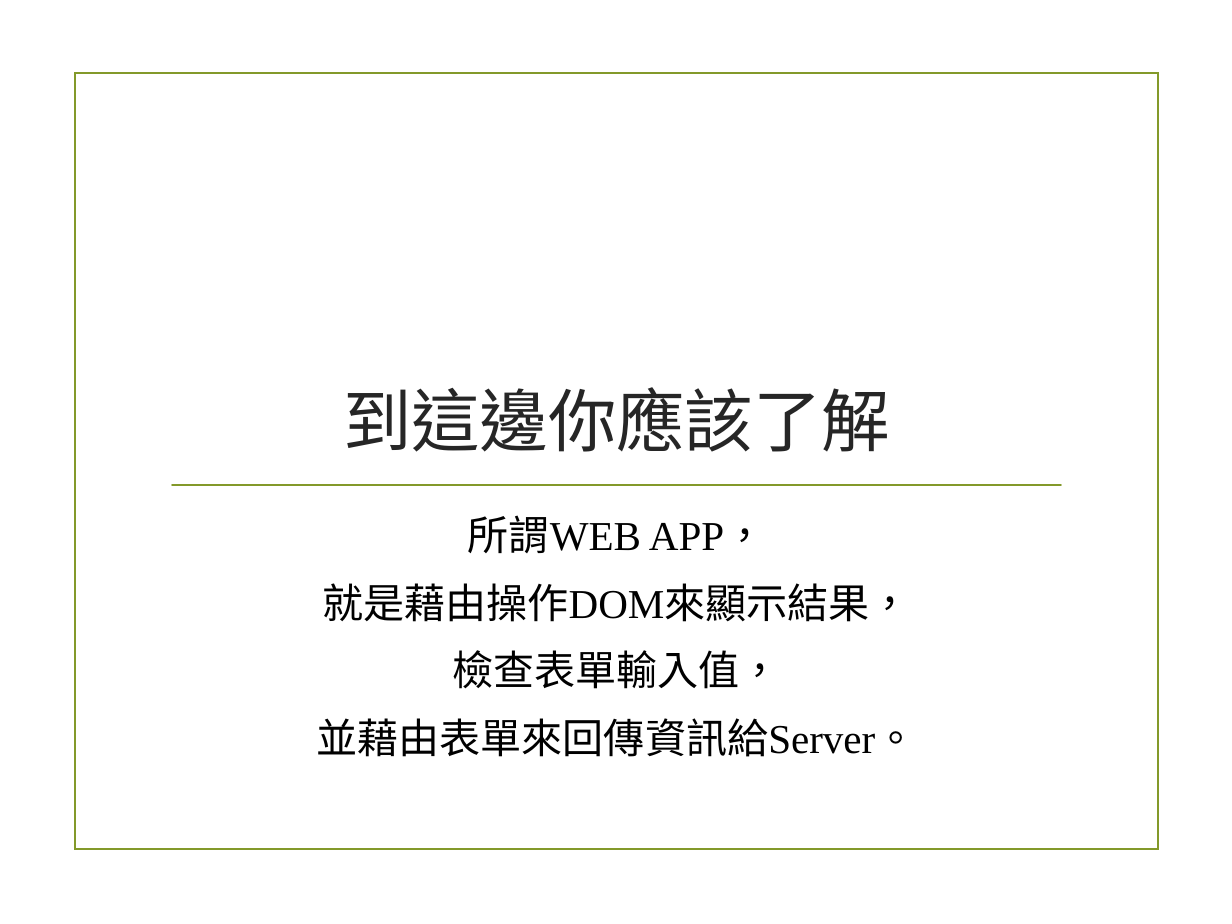
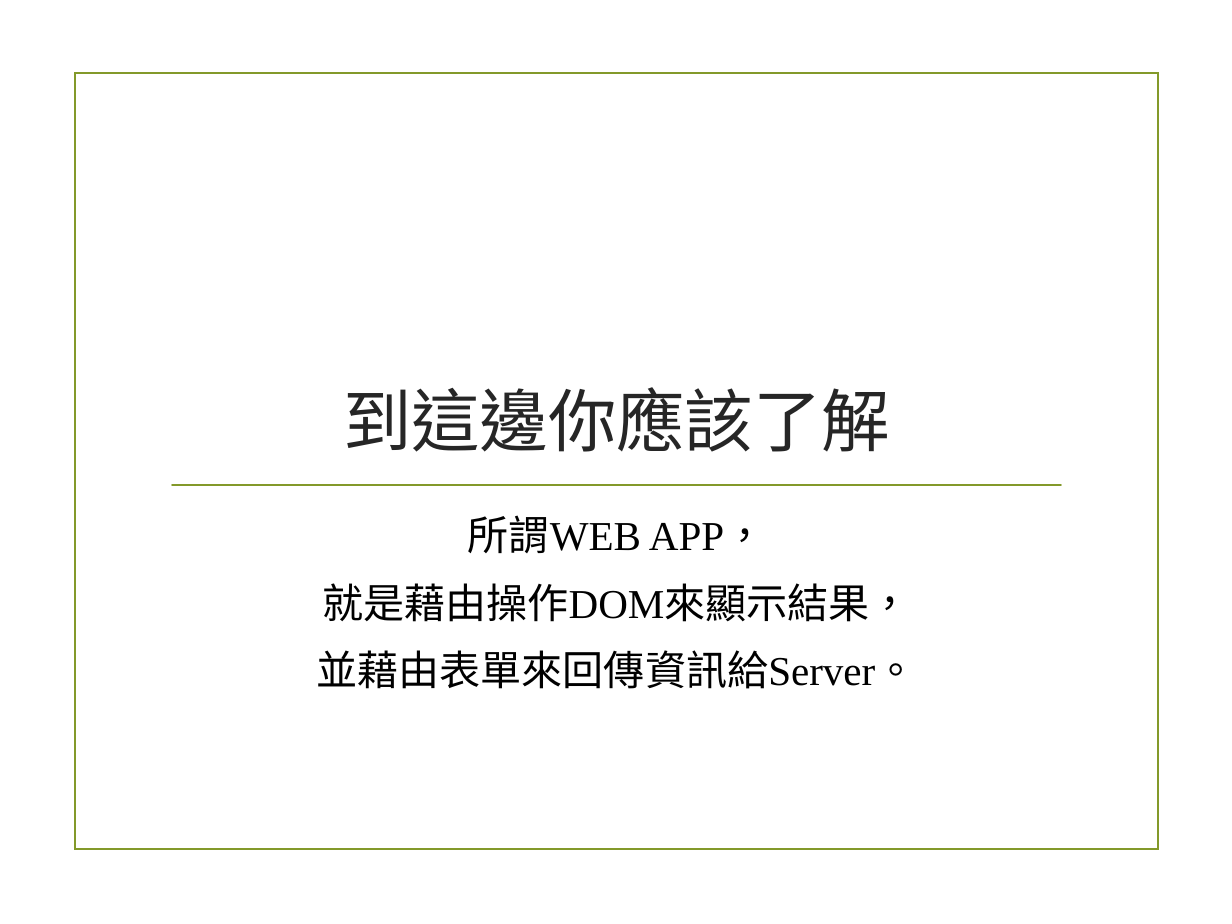
Before and after one commit to alexchen7022/JavaScriptStudyMaterial, a slide deck: slide 54 of 5_Webapp.pptx. Drawn at 1232x924 pixels with LibreOffice and Linux fonts; fonts in the diff are those of the drawing; background and template pictures are left out. Boxes give left, top, right and bottom in pixels: in the first picture for what was removed or moved away, otherwise in the second. Text is boxed around its words. In the diff, an @@ line names an element or a change of style, - is before the commit and + after.

```diff
--- a/5_Webapp.pptx
+++ b/5_Webapp.pptx
@@ text at (452, 650, 781, 689): paragraph removed @@
-檢查表單輸入值，
```
Also in this commit, not shown: 1 slide added.
